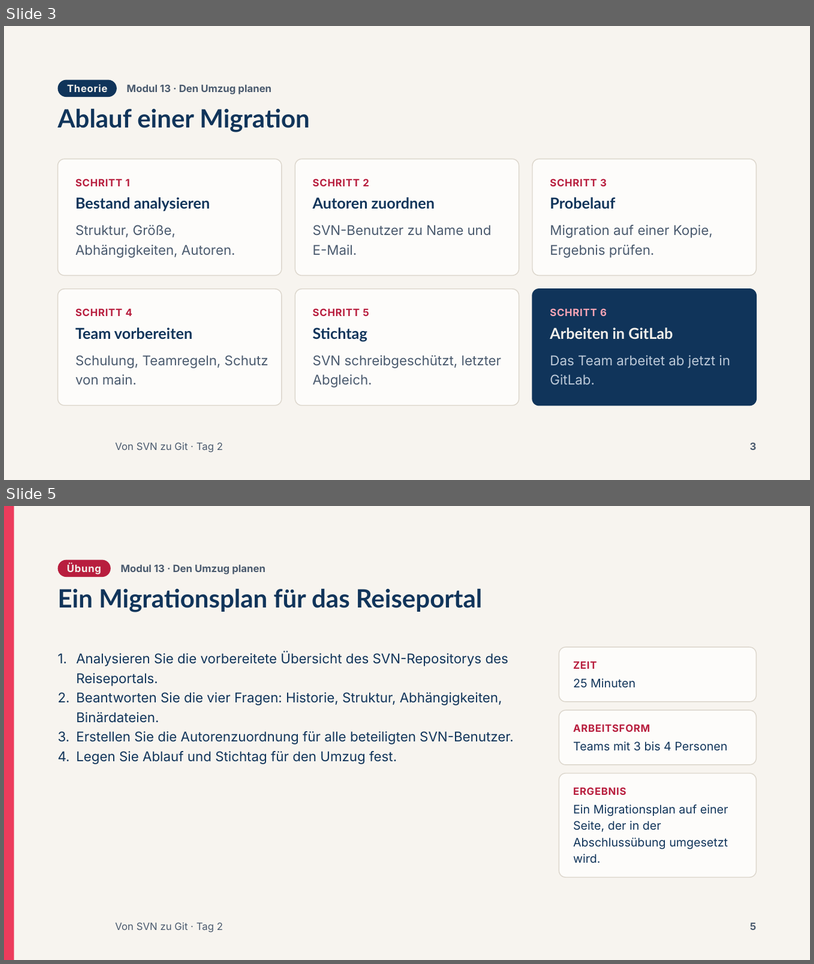
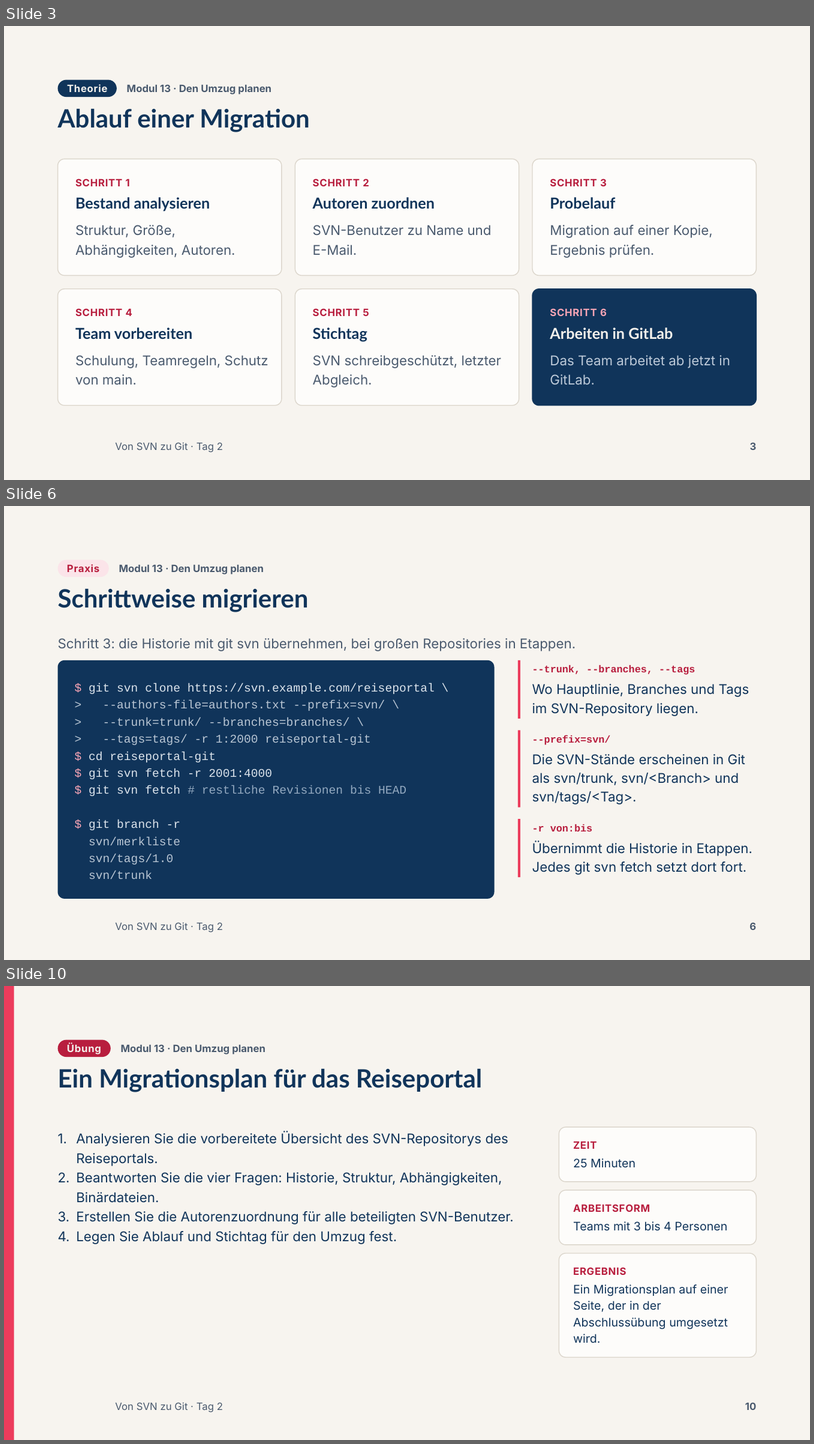
Before and after one commit to AndreasSchoenfeldUser/Von-SVN-zu-Git-Workshop, a slide deck: slides/pptx/kapitel/t2-13-umzug-planen.pptx. Shown one above the other, each under a label of ours: slides 3 and 5 before the commit, slides 3, 6 and 10 after it; the slides between them are not shown. The pictures are 814x964 and 814x1444 pixels, drawn with LibreOffice and Linux fonts; fonts in the diff are those of the drawing; background and template pictures are left out. Boxes give left, top, right and bottom in pixels: in the first picture for what was removed or moved away, otherwise in the second. Text is boxed around its words. In the diff, an @@ line names an element or a change of style, - is before the commit and + after.

```diff
--- a/slides/pptx/kapitel/t2-13-umzug-planen.pptx
+++ b/slides/pptx/kapitel/t2-13-umzug-planen.pptx
@@ slide 6 added at [4,506,810,960], background #F7F4EF; not listed: 1 template element that a slide beside it also shows @@
@@ rounded rectangle added at [58,560,109,577], fill #FBE4E9 @@
@@ text added at [67,564,99,572], 12 pt, text #B81E3E, bold @@
+Praxis
@@ text added at [119,564,264,574], 12 pt, text #4A5A6E, bold @@
+Modul 13 · Den Umzug planen
@@ title added at [58,588,309,612], 30 pt, text #10345A, bold @@
+Schrittweise migrieren
@@ text added at [58,638,576,651], 16 pt, text #4A5A6E @@
+Schritt 3: die Historie mit git svn übernehmen, bei großen Repositories in Etappen.
@@ rounded rectangle added at [58,660,495,898], fill #10345A @@
@@ rectangle added at [518,660,521,718], fill #EC3C5C @@
@@ text added at [533,665,695,675], 12 pt, text #B81E3E, bold @@
+--trunk, --branches, --tags
@@ text added at [89,683,435,879], 14 pt, text #B9C6D4 @@
+$ git svn clone https://svn.example.com/reiseportal \
+> --authors-file=authors.txt --prefix=svn/ \
+> --trunk=trunk/ --branches=branches/ \
+> --tags=tags/ -r 1:2000 reiseportal-git
+$ cd reiseportal-git
+$ git svn fetch -r 2001:4000
+$ git svn fetch # restliche Revisionen bis HEAD
+$ git branch -r
+svn/merkliste
+svn/tags/1.0
+svn/trunk
@@ text added at [533,684,750,716], 16 pt, text #10345A @@
+Wo Hauptlinie, Branches und Tags im SVN-Repository liegen.
@@ rectangle added at [518,730,521,807], fill #EC3C5C @@
@@ text added at [533,735,611,745], 12 pt, text #B81E3E, bold @@
+--prefix=svn/
@@ text added at [533,754,746,804], 16 pt, text #10345A @@
+Die SVN-Stände erscheinen in Git als svn/trunk, svn/<Branch> und svn/tags/<Tag>.
@@ rectangle added at [518,819,521,877], fill #EC3C5C @@
@@ text added at [533,824,593,831], 12 pt, text #B81E3E, bold @@
+-r von:bis
@@ text added at [533,841,753,874], 16 pt, text #10345A @@
+Übernimmt die Historie in Etappen. Jedes git svn fetch setzt dort fort.
@@ page number added at [750,922,756,930], 12 pt, text #4A5A6E, bold @@
+6
@@ what was slide 5 is now slide 10 @@
@@ page number at [746,1402,757,1410]: text changed @@
-5
+10
```
Also in this commit, not shown: 5 other slides added, 1 slide removed, 22 other files.
